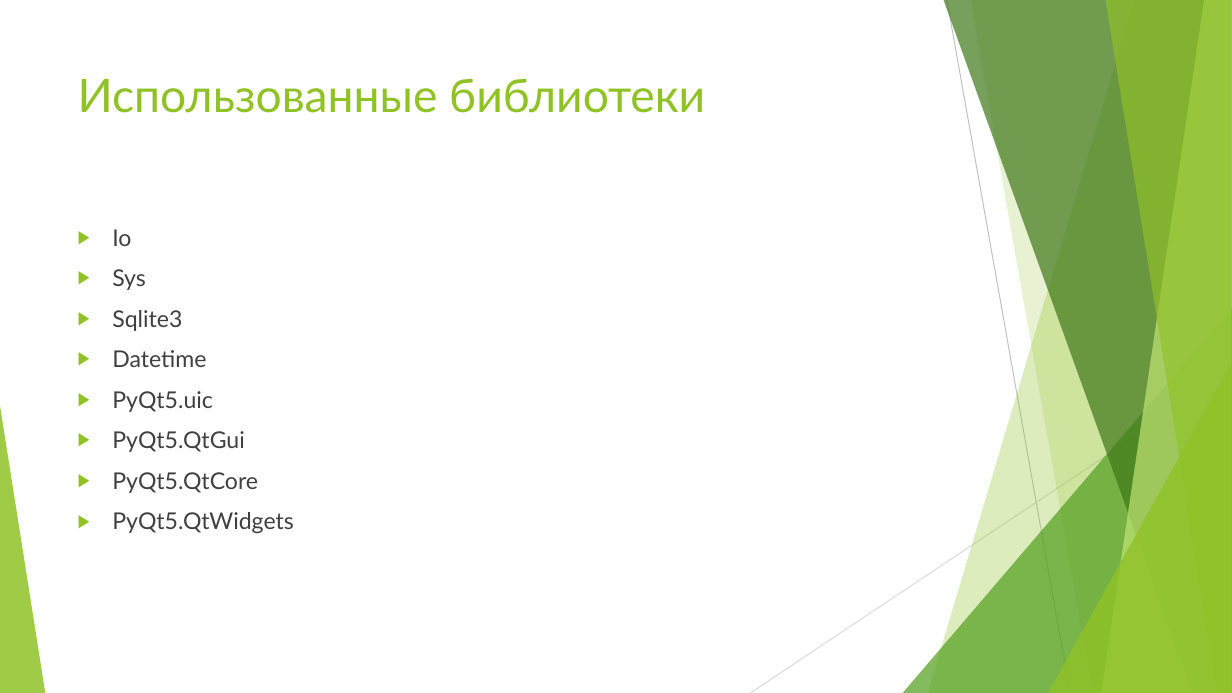
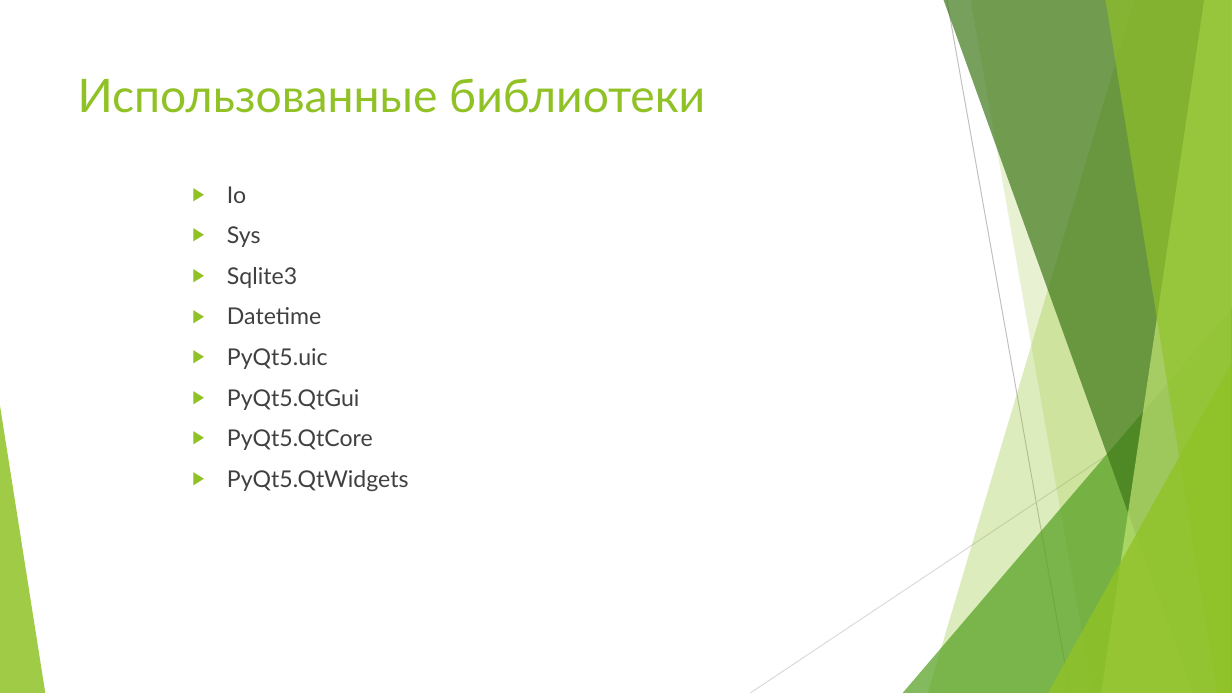
Before and after one commit to SergeEvdokimov/QT_barbershop, a slide deck: slide 3 of Barbershop.pptx. Drawn at 1232x693 pixels with LibreOffice and Linux fonts; fonts in the diff are those of the drawing. Boxes give left, top, right and bottom in pixels: in the first picture for what was removed or moved away, otherwise in the second. Text is boxed around its words. In the diff, an @@ line names an element or a change of style, - is before the commit and + after.

```diff
--- a/Barbershop.pptx
+++ b/Barbershop.pptx
@@ text "Io": place and size @@
-text "Io" at bbox=[112, 229, 294, 533]
+text "Io" at bbox=[227, 186, 409, 491]
```
Also in this commit, not shown: 5 other slides changed.
